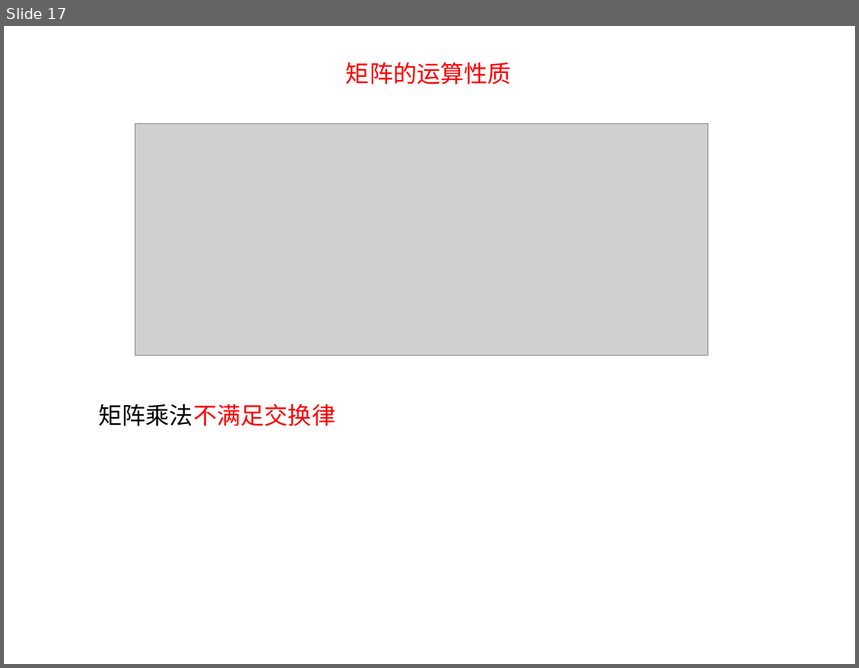
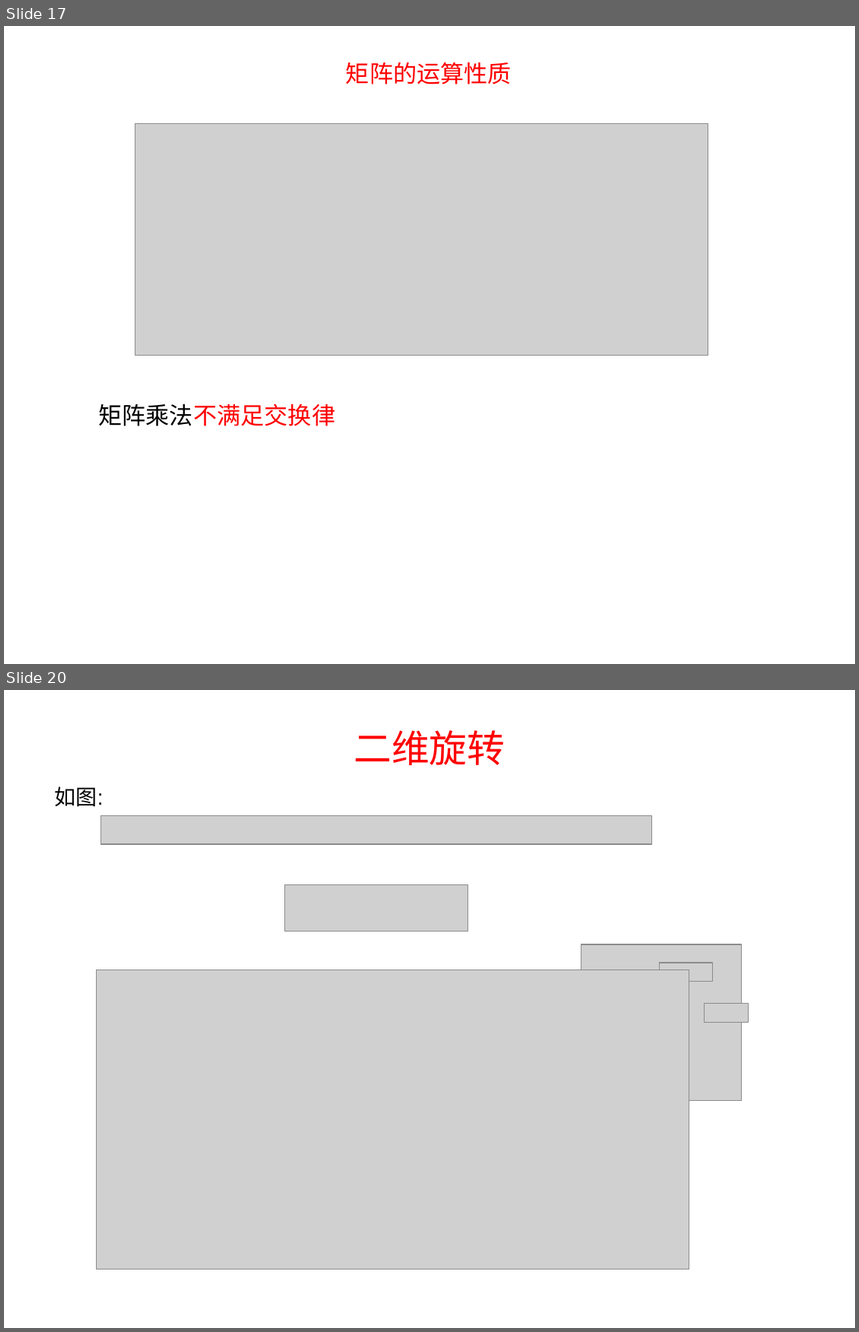
Before and after one commit to lhswei/3Dtransform, a slide deck: 3D数学基础transform.ppt. Shown one above the other, each under a label of ours: slide 17 before the commit, slides 17 and 20 after it; the slides between them are not shown. The pictures are 859x668 and 859x1332 pixels, drawn with LibreOffice and Linux fonts; fonts in the diff are those of the drawing; grey boxes stand for pictures. Boxes give left, top, right and bottom in pixels: in the first picture for what was removed or moved away, otherwise in the second. Text is boxed around its words. In the diff, an @@ line names an element or a change of style, - is before the commit and + after.

```diff
--- a/3D数学基础transform.ppt
+++ b/3D数学基础transform.ppt
@@ slide 20 added at box(4, 690, 855, 1328), background #FFFFFF @@
@@ title added at box(354, 730, 505, 765), 32 pt, text #FF0000 @@
+二维旋转
@@ text added at box(55, 787, 104, 807), 18 pt, text #000000 @@
+如图:
@@ group added at box(97, 816, 748, 1270): 6 pictures @@
```
Also in this commit, not shown: 4 other slides added, 1 slide removed.
